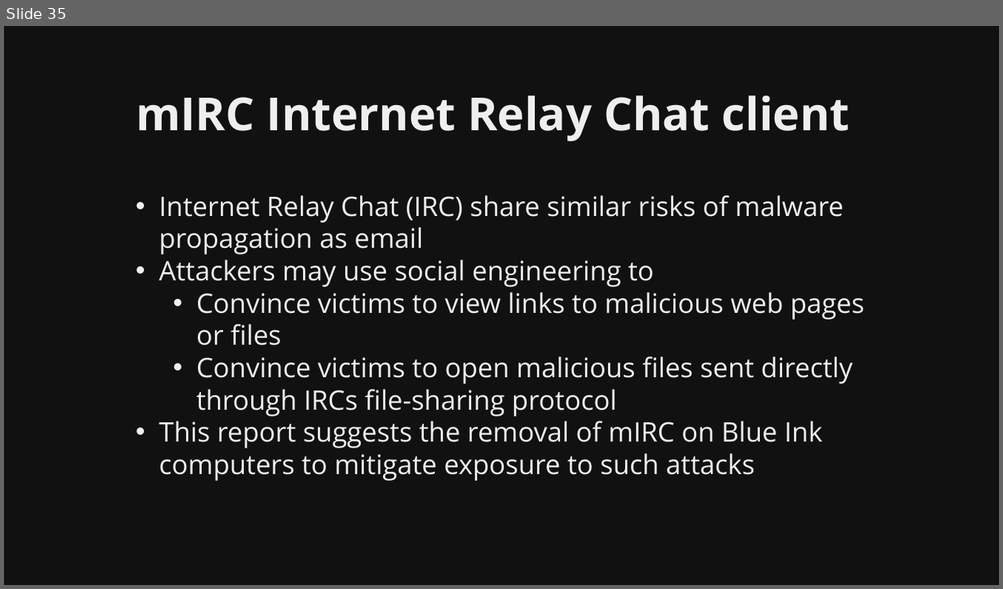
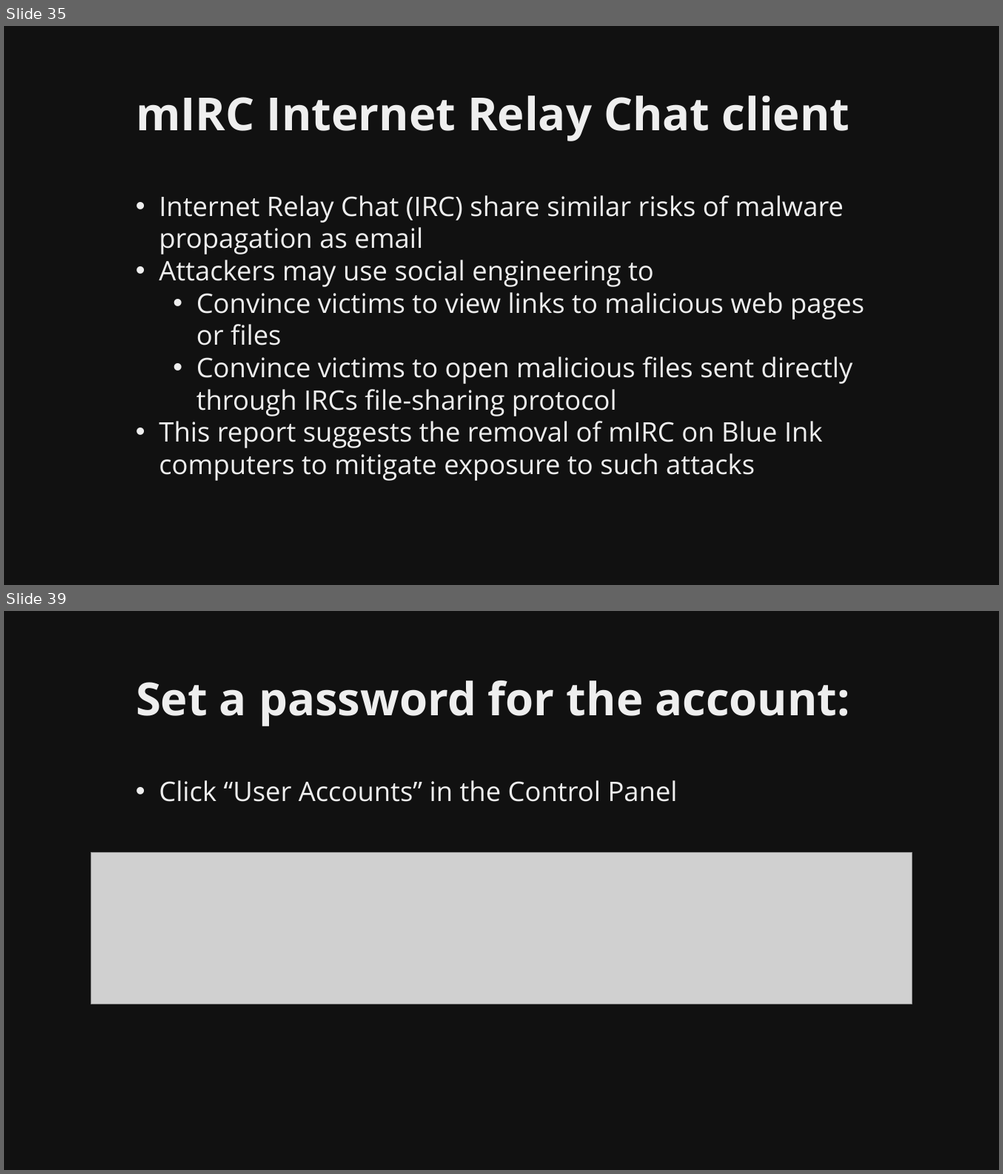
Before and after one commit to martymcflywa/ecu, a slide deck: year_1/sem_2/CSI1101_computer_security/0b_assignment_2_[22MAY15_0900]/dev/CSI1101_PONCE_A2_v01.pptx. Shown one above the other, each under a label of ours: slide 35 before the commit, slides 35 and 39 after it; the slides between them are not shown. The pictures are 1003x589 and 1003x1174 pixels, drawn with LibreOffice and Linux fonts; fonts in the diff are those of the drawing; grey boxes stand for pictures. Boxes give left, top, right and bottom in pixels: in the first picture for what was removed or moved away, otherwise in the second. Text is boxed around its words. In the diff, an @@ line names an element or a change of style, - is before the commit and + after.

Commit message:
CSI1101 A2: finished password protection, todo choosing password

```diff
--- a/year_1/sem_2/CSI1101_computer_security/0b_assignment_2_[22MAY15_0900]/dev/CSI1101_PONCE_A2_v01.pptx
+++ b/year_1/sem_2/CSI1101_computer_security/0b_assignment_2_[22MAY15_0900]/dev/CSI1101_PONCE_A2_v01.pptx
@@ slide 39 added at box(4, 611, 999, 1170), background #111111 @@
@@ title added at box(136, 681, 850, 726), 44 pt, text #EEEEEE, bold @@
+Set a password for the account:
@@ text added at box(159, 780, 677, 802), 26 pt, text #EEEEEE @@
+• Click “User Accounts” in the Control Panel
@@ picture added at box(91, 853, 912, 1004) @@
```
Also in this commit, not shown: 2 slides changed, 12 other slides added, 8 other files.
